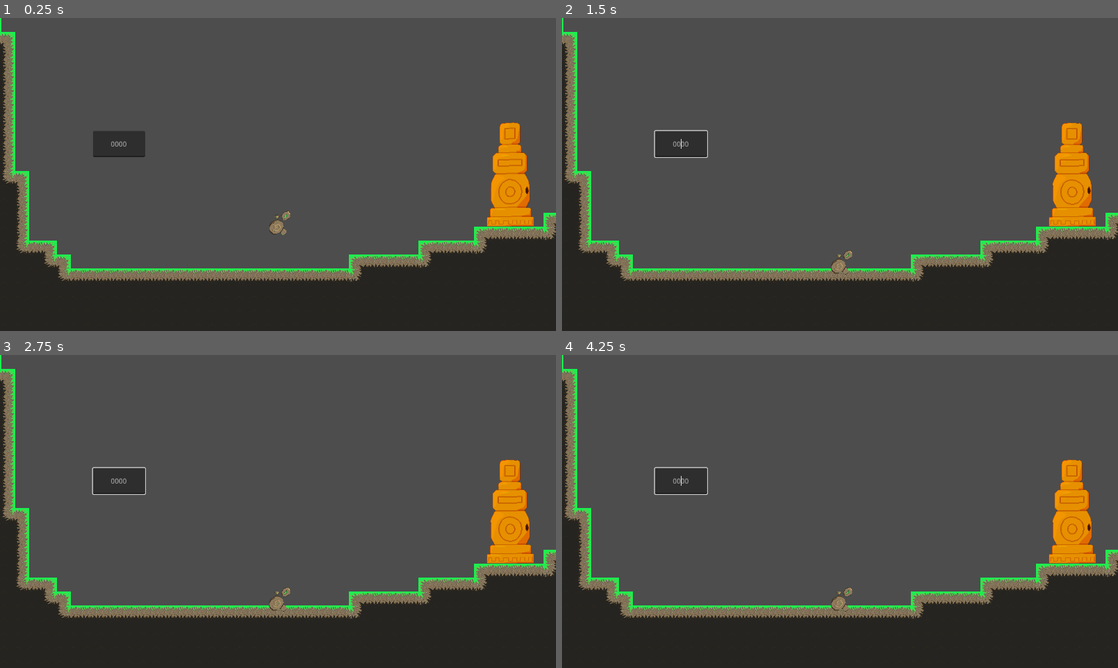
Above: before the commit, frames 1-4 (two rows, left to right).
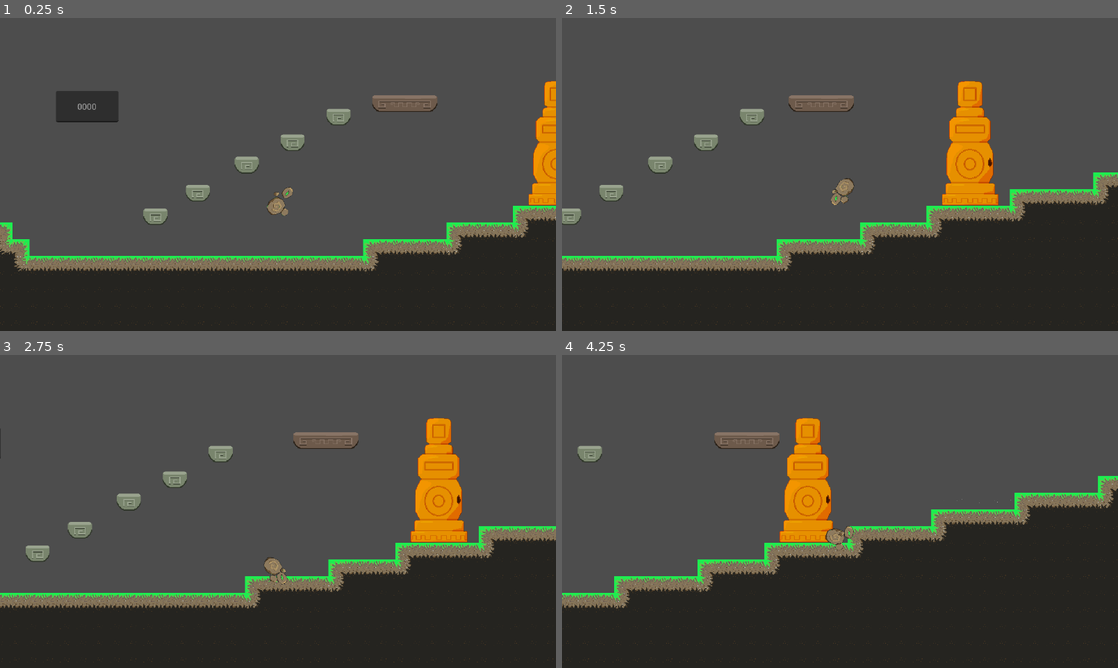
Above: after the commit, the same moments.

Repository: YhagoTomasini/LivreJam025
Game: Godot game, scene res://Scenes/main.tscn
Two runs of this game, one before a commit and one after it. Both use one fixed random seed, a clock stepped at 60 frames per second and the inputs below.
Inputs (mouse positions are in pixels of both pictures, inside the frame that each line leads up to):
- Up to frame 1 (0.25 s): no input
- Up to frame 2 (1.5 s): move the mouse to (678, 143) at 0.52 s; press the mouse at (678, 143) at 0.53 s; hold Right (ui_right) from 0.53 s (still down); tap Up (ui_up) at 0.77 s; move the mouse to (728, 190) at 1.27 s; release the mouse at (728, 190) at 1.28 s; click (728, 190) at 1.35 s
- Up to frame 3 (2.75 s): tap Up (ui_up) at 1.52 s; move the mouse to (333, 442) at 2.02 s; release Right (ui_right) at 2.03 s; press the mouse at (333, 442) at 2.03 s; hold Left (ui_left) from 2.03 s (still down)
- Up to frame 4 (4.25 s): move the mouse to (812, 574) at 2.77 s; release Left (ui_left) at 2.78 s; release the mouse at (812, 574) at 2.78 s; hold Right (ui_right) from 2.78 s (still down); click (812, 574) at 2.85 s; tap Up (ui_up) at 3.02, 3.77 s; move the mouse to (1006, 558) at 3.52 s; press the mouse at (1006, 558) at 3.53 s

The runs differ from the first frame. In frame 1, 17% of the frame differs, in the area x 0-100%, y 0-99%; in frame 2, 22%; in frame 3, 21%; in frame 4, 30%.

Commit message:
att totem, mian, cena text box, deleted duplicatas das plataformas

Diff:
--- a/Prefabs/fall_plataform.tscn
+++ b/Prefabs/fall_plataform.tscn
@@ -1,10 +1,25 @@
-[gd_scene load_steps=7 format=3 uid="uid://cgxqlq1ldgv6v"]
+[gd_scene load_steps=7 format=3 uid="uid://c65chuns8kujl"]
 
 [ext_resource type="Script" uid="uid://d3arucc2tku3i" path="res://Scripts/fall_plataform.gd" id="1_d7inl"]
-[ext_resource type="Texture2D" uid="uid://chmpb6fx3x1w7" path="res://Images/icon.svg" id="2_p3s8d"]
+[ext_resource type="Texture2D" uid="uid://bf2j47mdpqdbm" path="res://Images/UntitledArtwork1.png" id="2_p3s8d"]
 
 [sub_resource type="RectangleShape2D" id="RectangleShape2D_pcynr"]
-size = Vector2(16, 8)
+size = Vector2(62, 32)
+
+[sub_resource type="Animation" id="Animation_bf7tp"]
+length = 0.001
+tracks/0/type = "value"
+tracks/0/imported = false
+tracks/0/enabled = true
+tracks/0/path = NodePath("Sprites/sprite:position")
+tracks/0/interp = 1
+tracks/0/loop_wrap = true
+tracks/0/keys = {
+"times": PackedFloat32Array(0),
+"transitions": PackedFloat32Array(1),
+"update": 0,
+"values": [Vector2(0, 0)]
+}
 
 [sub_resource type="Animation" id="Animation_p3s8d"]
 resource_name = "shake"
@@ -12,7 +27,7 @@
 tracks/0/type = "value"
 tracks/0/imported = false
 tracks/0/enabled = true
-tracks/0/path = NodePath("sprite:position")
+tracks/0/path = NodePath("Sprites/sprite:position")
 tracks/0/interp = 1
 tracks/0/loop_wrap = true
 tracks/0/keys = {
@@ -22,21 +37,6 @@
 "values": [Vector2(0, 0), Vector2(2, 0), Vector2(0, 0), Vector2(-2, 0), Vector2(0, 0)]
 }
 
-[sub_resource type="Animation" id="Animation_bf7tp"]
-length = 0.001
-tracks/0/type = "value"
-tracks/0/imported = false
-tracks/0/enabled = true
-tracks/0/path = NodePath("sprite:position")
-tracks/0/interp = 1
-tracks/0/loop_wrap = true
-tracks/0/keys = {
-"times": PackedFloat32Array(0),
-"transitions": PackedFloat32Array(1),
-"update": 0,
-"values": [Vector2(0, 0)]
-}
-
 [sub_resource type="AnimationLibrary" id="AnimationLibrary_328r4"]
 _data = {
 &"RESET": SubResource("Animation_bf7tp"),
@@ -44,12 +44,7 @@
 }
 
 [node name="fall_plataform" type="AnimatableBody2D"]
-scale = Vector2(0.3, 0.3)
 script = ExtResource("1_d7inl")
-
-[node name="sprite" type="Sprite2D" parent="."]
-modulate = Color(0, 0.785196, 0.786732, 1)
-texture = ExtResource("2_p3s8d")
 
 [node name="collision" type="CollisionShape2D" parent="."]
 shape = SubResource("RectangleShape2D_pcynr")
@@ -62,5 +57,18 @@
 &"": SubResource("AnimationLibrary_328r4")
 }
 
+[node name="Sprites" type="Node2D" parent="."]
+
+[node name="sprite" type="Sprite2D" parent="Sprites"]
+texture = ExtResource("2_p3s8d")
+region_enabled = true
+region_rect = Rect2(0, 48, 32, 32)
+
+[node name="sprite2" type="Sprite2D" parent="Sprites"]
+position = Vector2(16, 0)
+texture = ExtResource("2_p3s8d")
+region_enabled = true
+region_rect = Rect2(192, 48, 32, 32)
+
 [connection signal="timeout" from="respawn_timer" to="." method="_on_respawn_timer_timeout"]
 [connection signal="animation_finished" from="anim" to="." method="_on_anim_animation_finished"]
--- a/Prefabs/moving_plataform.tscn
+++ b/Prefabs/moving_plataform.tscn
@@ -1,23 +1,42 @@
-[gd_scene load_steps=4 format=3 uid="uid://ctjoft5vmgkko"]
+[gd_scene load_steps=4 format=3 uid="uid://kjmn82yeideq"]
 
 [ext_resource type="Script" uid="uid://bxl35w4dq5jfd" path="res://Scripts/moving_plataform.gd" id="1_1fixo"]
-
-[sub_resource type="CanvasTexture" id="CanvasTexture_3tkj6"]
-specular_color = Color(0.72386, 0.000439241, 0.732487, 1)
+[ext_resource type="Texture2D" uid="uid://bf2j47mdpqdbm" path="res://Images/UntitledArtwork1.png" id="2_3tkj6"]
 
 [sub_resource type="RectangleShape2D" id="RectangleShape2D_kpvej"]
-size = Vector2(32, 16)
+size = Vector2(124, 32)
 
 [node name="moving_plataform" type="Node2D"]
 script = ExtResource("1_1fixo")
 
 [node name="plataform" type="AnimatableBody2D" parent="."]
-modulate = Color(1, 0.305882, 1, 1)
-
-[node name="sprite" type="Sprite2D" parent="plataform"]
-scale = Vector2(32, 16)
-texture = SubResource("CanvasTexture_3tkj6")
 
 [node name="collision" type="CollisionShape2D" parent="plataform"]
 shape = SubResource("RectangleShape2D_kpvej")
 one_way_collision = true
+
+[node name="sprites" type="Node2D" parent="plataform"]
+
+[node name="sprite" type="Sprite2D" parent="plataform/sprites"]
+position = Vector2(-47, 0)
+texture = ExtResource("2_3tkj6")
+region_enabled = true
+region_rect = Rect2(1, 352, 31, 32)
+
+[node name="sprite2" type="Sprite2D" parent="plataform/sprites"]
+position = Vector2(-16, 0)
+texture = ExtResource("2_3tkj6")
+region_enabled = true
+region_rect = Rect2(48, 352, 32, 32)
+
+[node name="sprite3" type="Sprite2D" parent="plataform/sprites"]
+position = Vector2(16, 0)
+texture = ExtResource("2_3tkj6")
+region_enabled = true
+region_rect = Rect2(144, 352, 32, 32)
+
+[node name="sprite4" type="Sprite2D" parent="plataform/sprites"]
+position = Vector2(47, 0)
+texture = ExtResource("2_3tkj6")
+region_enabled = true
+region_rect = Rect2(192, 352, 31, 32)
--- /dev/null
+++ b/Prefabs/text_box.tscn
@@ -0,0 +1,52 @@
+[gd_scene load_steps=6 format=3 uid="uid://ibu8wwjsus5c"]
+
+[ext_resource type="Script" uid="uid://b6ftgsm6a3f8p" path="res://Scripts/colisor_text_box.gd" id="1_s1vuu"]
+[ext_resource type="Script" uid="uid://hnnedxkee0th" path="res://Scripts/main.gd" id="1_sdsba"]
+[ext_resource type="Script" uid="uid://b5nx4oysbgg26" path="res://Scripts/control.gd" id="2_sdsba"]
+
+[sub_resource type="RectangleShape2D" id="RectangleShape2D_kry3j"]
+size = Vector2(73.3333, 32.2222)
+
+[sub_resource type="RectangleShape2D" id="RectangleShape2D_jjvhh"]
+size = Vector2(81.1111, 41.1111)
+
+[node name="TextBox" type="Node2D"]
+script = ExtResource("1_sdsba")
+
+[node name="ColisorTextBox" type="Area2D" parent="."]
+position = Vector2(-265, 170)
+scale = Vector2(1.8, 1.8)
+script = ExtResource("1_s1vuu")
+
+[node name="HitboxTextBox" type="StaticBody2D" parent="ColisorTextBox"]
+
+[node name="CollisionShape2D" type="CollisionShape2D" parent="ColisorTextBox/HitboxTextBox" groups=["chaos"]]
+shape = SubResource("RectangleShape2D_kry3j")
+
+[node name="CollisionShape2D" type="CollisionShape2D" parent="ColisorTextBox"]
+shape = SubResource("RectangleShape2D_jjvhh")
+debug_color = Color(0, 1, 0.701961, 0.419608)
+
+[node name="TextBox" type="LineEdit" parent="."]
+offset_left = -59.0
+offset_top = -30.0
+offset_right = 61.0
+offset_bottom = 30.0
+placeholder_text = "0000"
+alignment = 1
+max_length = 4
+emoji_menu_enabled = false
+shortcut_keys_enabled = false
+middle_mouse_paste_enabled = false
+selecting_enabled = false
+deselect_on_focus_loss_enabled = false
+drag_and_drop_selection_enabled = false
+caret_blink = true
+script = ExtResource("2_sdsba")
+
+[connection signal="mouse_entered" from="ColisorTextBox" to="ColisorTextBox" method="_on_mouse_entered"]
+[connection signal="mouse_exited" from="ColisorTextBox" to="ColisorTextBox" method="_on_mouse_exited"]
+[connection signal="focus_entered" from="TextBox" to="." method="_on_text_box_focus_entered"]
+[connection signal="focus_exited" from="TextBox" to="." method="_on_text_box_focus_exited"]
+[connection signal="text_changed" from="TextBox" to="." method="_on_text_box_text_changed"]
+[connection signal="text_submitted" from="TextBox" to="." method="_on_text_box_text_submitted"]
--- a/Prefabs/tiro_totem.tscn
+++ b/Prefabs/tiro_totem.tscn
@@ -26,6 +26,8 @@
 }]
 
 [node name="tiro_totem" type="CharacterBody2D"]
+collision_layer = 3
+collision_mask = 3
 script = ExtResource("1_fvkh6")
 
 [node name="CPUParticles2D" type="CPUParticles2D" parent="."]
--- a/Scenes/fall_plataform.tscn
+++ /dev/null
@@ -1,74 +0,0 @@
-[gd_scene load_steps=7 format=3 uid="uid://c65chuns8kujl"]
-
-[ext_resource type="Script" uid="uid://d3arucc2tku3i" path="res://Scripts/fall_plataform.gd" id="1_d7inl"]
-[ext_resource type="Texture2D" uid="uid://bf2j47mdpqdbm" path="res://Images/UntitledArtwork1.png" id="2_p3s8d"]
-
-[sub_resource type="RectangleShape2D" id="RectangleShape2D_pcynr"]
-size = Vector2(62, 32)
-
-[sub_resource type="Animation" id="Animation_p3s8d"]
-resource_name = "shake"
-length = 0.4
-tracks/0/type = "value"
-tracks/0/imported = false
-tracks/0/enabled = true
-tracks/0/path = NodePath("Sprites/sprite:position")
-tracks/0/interp = 1
-tracks/0/loop_wrap = true
-tracks/0/keys = {
-"times": PackedFloat32Array(0, 0.1, 0.2, 0.3, 0.4),
-"transitions": PackedFloat32Array(1, 1, 1, 1, 1),
-"update": 0,
-"values": [Vector2(0, 0), Vector2(2, 0), Vector2(0, 0), Vector2(-2, 0), Vector2(0, 0)]
-}
-
-[sub_resource type="Animation" id="Animation_bf7tp"]
-length = 0.001
-tracks/0/type = "value"
-tracks/0/imported = false
-tracks/0/enabled = true
-tracks/0/path = NodePath("Sprites/sprite:position")
-tracks/0/interp = 1
-tracks/0/loop_wrap = true
-tracks/0/keys = {
-"times": PackedFloat32Array(0),
-"transitions": PackedFloat32Array(1),
-"update": 0,
-"values": [Vector2(0, 0)]
-}
-
-[sub_resource type="AnimationLibrary" id="AnimationLibrary_328r4"]
-_data = {
-&"RESET": SubResource("Animation_bf7tp"),
-&"shake": SubResource("Animation_p3s8d")
-}
-
-[node name="fall_plataform" type="AnimatableBody2D"]
-script = ExtResource("1_d7inl")
-
-[node name="collision" type="CollisionShape2D" parent="."]
-shape = SubResource("RectangleShape2D_pcynr")
-one_way_collision = true
-
-[node name="respawn_timer" type="Timer" parent="."]
-
-[node name="anim" type="AnimationPlayer" parent="."]
-libraries = {
-&"": SubResource("AnimationLibrary_328r4")
-}
-
-[node name="Sprites" type="Node2D" parent="."]
-
-[node name="sprite" type="Sprite2D" parent="Sprites"]
-texture = ExtResource("2_p3s8d")
-region_enabled = true
-region_rect = Rect2(0, 48, 32, 32)
-
-[node name="sprite2" type="Sprite2D" parent="Sprites"]
-position = Vector2(16, 0)
-texture = ExtResource("2_p3s8d")
-region_enabled = true
-region_rect = Rect2(192, 48, 32, 32)
-
-[connection signal="timeout" from="respawn_timer" to="." method="_on_respawn_timer_timeout"]
-[connection signal="animation_finished" from="anim" to="." method="_on_anim_animation_finished"]
--- a/Scenes/main.tscn
+++ b/Scenes/main.tscn
@@ -1,17 +1,11 @@
-[gd_scene load_steps=14 format=3 uid="uid://dv64vryml8b5m"]
+[gd_scene load_steps=9 format=3 uid="uid://dv64vryml8b5m"]
 
-[ext_resource type="Script" uid="uid://hnnedxkee0th" path="res://Scripts/main.gd" id="1_bo1nx"]
 [ext_resource type="PackedScene" uid="uid://b0xvsyyppr2be" path="res://Prefabs/golem.tscn" id="1_jjgbg"]
-[ext_resource type="Script" path="res://Scenes/colisor_text_box.gd" id="3_8gbba"]
-[ext_resource type="Script" uid="uid://b5nx4oysbgg26" path="res://Scripts/control.gd" id="4_kry3j"]
-[ext_resource type="PackedScene" uid="uid://kjmn82yeideq" path="res://Scenes/moving_plataform.tscn" id="6_21xkr"]
-[ext_resource type="PackedScene" uid="uid://csmantk15jjj0" path="res://Prefabs/totem_atirador.tscn" id="7_6bp64"]
+[ext_resource type="PackedScene" uid="uid://c65chuns8kujl" path="res://Prefabs/fall_plataform.tscn" id="2_21xkr"]
+[ext_resource type="PackedScene" uid="uid://ibu8wwjsus5c" path="res://Prefabs/text_box.tscn" id="6_6bp64"]
+[ext_resource type="PackedScene" uid="uid://kjmn82yeideq" path="res://Prefabs/moving_plataform.tscn" id="6_21xkr"]
+[ext_resource type="PackedScene" uid="uid://c10yirq0aw5ol" path="res://Prefabs/totem_atirador.tscn" id="7_6bp64"]
 [ext_resource type="Texture2D" uid="uid://87uggv1tvkjd" path="res://Images/tilemap_grama.png" id="8_344ge"]
-
-[sub_resource type="CanvasTexture" id="CanvasTexture_bo1nx"]
-
-[sub_resource type="RectangleShape2D" id="RectangleShape2D_8gbba"]
-size = Vector2(1341, 78)
 
 [sub_resource type="TileSetAtlasSource" id="TileSetAtlasSource_ynf5e"]
 texture = ExtResource("8_344ge")
@@ -86,45 +80,25 @@
 physics_layer_0/collision_layer = 1
 sources/0 = SubResource("TileSetAtlasSource_ynf5e")
 
-[sub_resource type="RectangleShape2D" id="RectangleShape2D_kry3j"]
-size = Vector2(73.3333, 32.2222)
-
-[sub_resource type="RectangleShape2D" id="RectangleShape2D_jjvhh"]
-size = Vector2(81.1111, 41.1111)
-
 [node name="Main" type="Node2D"]
-script = ExtResource("1_bo1nx")
-
-[node name="StaticBody2D2" type="StaticBody2D" parent="." groups=["chaos"]]
-position = Vector2(673, 671)
-rotation = -1.57009
-
-[node name="Sprite2D" type="Sprite2D" parent="StaticBody2D2"]
-position = Vector2(550, 600.125)
-scale = Vector2(1151.5, 77.75)
-texture = SubResource("CanvasTexture_bo1nx")
-
-[node name="CollisionShape2D" type="CollisionShape2D" parent="StaticBody2D2"]
-position = Vector2(550, 600)
-shape = SubResource("RectangleShape2D_8gbba")
-debug_color = Color(1, 0.6, 0.701961, 0.419608)
-
-[node name="StaticBody2D" type="StaticBody2D" parent="." groups=["chaos"]]
-position = Vector2(148, 86)
-
-[node name="Sprite2D" type="Sprite2D" parent="StaticBody2D"]
-position = Vector2(485.375, 600.125)
-scale = Vector2(1280.75, 77.75)
-texture = SubResource("CanvasTexture_bo1nx")
-
-[node name="CollisionShape2D" type="CollisionShape2D" parent="StaticBody2D"]
-position = Vector2(516.5, 600)
-shape = SubResource("RectangleShape2D_8gbba")
-debug_color = Color(1, 0.6, 0.701961, 0.419608)
 
 [node name="moving_plataform" parent="." instance=ExtResource("6_21xkr")]
-position = Vector2(644, 586)
-scale = Vector2(0.3, 0.3)
+position = Vector2(344, 164)
+
+[node name="fall_plataform" parent="." instance=ExtResource("2_21xkr")]
+position = Vector2(-142, 381)
+
+[node name="fall_plataform2" parent="." instance=ExtResource("2_21xkr")]
+position = Vector2(-61, 336)
+
+[node name="fall_plataform3" parent="." instance=ExtResource("2_21xkr")]
+position = Vector2(33, 282)
+
+[node name="fall_plataform4" parent="." instance=ExtResource("2_21xkr")]
+position = Vector2(121, 239)
+
+[node name="fall_plataform5" parent="." instance=ExtResource("2_21xkr")]
+position = Vector2(209, 190)
 
 [node name="totem_atirador" parent="." instance=ExtResource("7_6bp64")]
 position = Vector2(636, 240)
@@ -139,6 +113,7 @@
 position = Vector2(101, 322)
 
 [node name="Camera2D" type="Camera2D" parent="Golem"]
+zoom = Vector2(1.2, 1.2)
 limit_left = -700
 limit_bottom = 600
 limit_smoothed = true
@@ -147,41 +122,4 @@
 editor_draw_limits = true
 editor_draw_drag_margin = true
 
-[node name="ColisorTextBox" type="Area2D" parent="."]
-position = Vector2(-265, 170)
-scale = Vector2(1.8, 1.8)
-script = ExtResource("3_8gbba")
-
-[node name="HitboxTextBox" type="StaticBody2D" parent="ColisorTextBox"]
-
-[node name="CollisionShape2D" type="CollisionShape2D" parent="ColisorTextBox/HitboxTextBox" groups=["chaos"]]
-shape = SubResource("RectangleShape2D_kry3j")
-
-[node name="CollisionShape2D" type="CollisionShape2D" parent="ColisorTextBox"]
-shape = SubResource("RectangleShape2D_jjvhh")
-debug_color = Color(0, 1, 0.701961, 0.419608)
-
-[node name="TextBox" type="LineEdit" parent="."]
-offset_left = -59.0
-offset_top = -30.0
-offset_right = 61.0
-offset_bottom = 30.0
-placeholder_text = "0000"
-alignment = 1
-max_length = 4
-emoji_menu_enabled = false
-shortcut_keys_enabled = false
-middle_mouse_paste_enabled = false
-selecting_enabled = false
-deselect_on_focus_loss_enabled = false
-drag_and_drop_selection_enabled = false
-caret_blink = true
-script = ExtResource("4_kry3j")
-
-[connection signal="mouse_entered" from="ColisorTextBox" to="ColisorTextBox" method="_on_mouse_entered"]
-[connection signal="mouse_exited" from="ColisorTextBox" to="ColisorTextBox" method="_on_mouse_exited"]
-[connection signal="editing_toggled" from="TextBox" to="." method="_on_text_box_editing_toggled"]
-[connection signal="focus_entered" from="TextBox" to="." method="_on_text_box_focus_entered"]
-[connection signal="focus_exited" from="TextBox" to="." method="_on_text_box_focus_exited"]
-[connection signal="text_changed" from="TextBox" to="." method="_on_text_box_text_changed"]
-[connection signal="text_submitted" from="TextBox" to="." method="_on_text_box_text_submitted"]
+[node name="TextBox" parent="." instance=ExtResource("6_6bp64")]
--- a/Scenes/moving_plataform.tscn
+++ /dev/null
@@ -1,42 +0,0 @@
-[gd_scene load_steps=4 format=3 uid="uid://kjmn82yeideq"]
-
-[ext_resource type="Script" uid="uid://bxl35w4dq5jfd" path="res://Scripts/moving_plataform.gd" id="1_1fixo"]
-[ext_resource type="Texture2D" uid="uid://bf2j47mdpqdbm" path="res://Images/UntitledArtwork1.png" id="2_3tkj6"]
-
-[sub_resource type="RectangleShape2D" id="RectangleShape2D_kpvej"]
-size = Vector2(124, 32)
-
-[node name="moving_plataform" type="Node2D"]
-script = ExtResource("1_1fixo")
-
-[node name="plataform" type="AnimatableBody2D" parent="."]
-
-[node name="collision" type="CollisionShape2D" parent="plataform"]
-shape = SubResource("RectangleShape2D_kpvej")
-one_way_collision = true
-
-[node name="sprites" type="Node2D" parent="plataform"]
-
-[node name="sprite" type="Sprite2D" parent="plataform/sprites"]
-position = Vector2(-47, 0)
-texture = ExtResource("2_3tkj6")
-region_enabled = true
-region_rect = Rect2(1, 352, 31, 32)
-
-[node name="sprite2" type="Sprite2D" parent="plataform/sprites"]
-position = Vector2(-16, 0)
-texture = ExtResource("2_3tkj6")
-region_enabled = true
-region_rect = Rect2(48, 352, 32, 32)
-
-[node name="sprite3" type="Sprite2D" parent="plataform/sprites"]
-position = Vector2(16, 0)
-texture = ExtResource("2_3tkj6")
-region_enabled = true
-region_rect = Rect2(144, 352, 32, 32)
-
-[node name="sprite4" type="Sprite2D" parent="plataform/sprites"]
-position = Vector2(47, 0)
-texture = ExtResource("2_3tkj6")
-region_enabled = true
-region_rect = Rect2(192, 352, 31, 32)
--- a/Scripts/main.gd
+++ b/Scripts/main.gd
@@ -1,7 +1,7 @@
 extends Node2D
 
 @onready var textBox: LineEdit = $TextBox
-@onready var golem: CharacterBody2D = $Golem
+@onready var golem: CharacterBody2D = $"../Golem"
 
 func _ready() -> void:
 	pass
--- a/Scripts/tiro_totem.gd
+++ b/Scripts/tiro_totem.gd
@@ -2,7 +2,7 @@
 
 
 
-var velocidade_do_tiro := 70
+var velocidade_do_tiro := 360
 var direcao := 1
 @onready var anim: AnimatedSprite2D = $anim
 
--- a/Scripts/totem_atirador.gd
+++ b/Scripts/totem_atirador.gd
@@ -6,8 +6,8 @@
 @onready var sprite: Sprite2D = $sprite
 @onready var cd_tiro: Timer = $cd_tiro
 
-# Constante para o tempo de recarga base (Ex: 1.0 segundo)
-const TEMPO_BASE_CD_TIRO := 3.0
+# Constante para o tempo de recarga base (Ex: 0.5 segundo)
+const TEMPO_BASE_CD_TIRO := 1.5
 
 @export var para_direita : bool = true
 
@@ -78,6 +78,7 @@
 	# Reinicia o timer com o tempo ATUALIZADO (se for o caso)
 	# A função start() sempre usa o valor atual de wait_time.
 	cd_tiro.start()
+	cd_tiro.paused = false
 
 func _on_cd_tiro_timeout() -> void:
 	spawn_tiro()
Binary file added: Images/tilemap_grama.ase
Not shown: 1 places in Prefabs/totem_atirador.tscn that only renumber resources
Not shown: 1 places in Scenes/Golem.tscn that only renumber resources
Not shown: 1 places in Scenes/menu_start.tscn that only renumber resources
